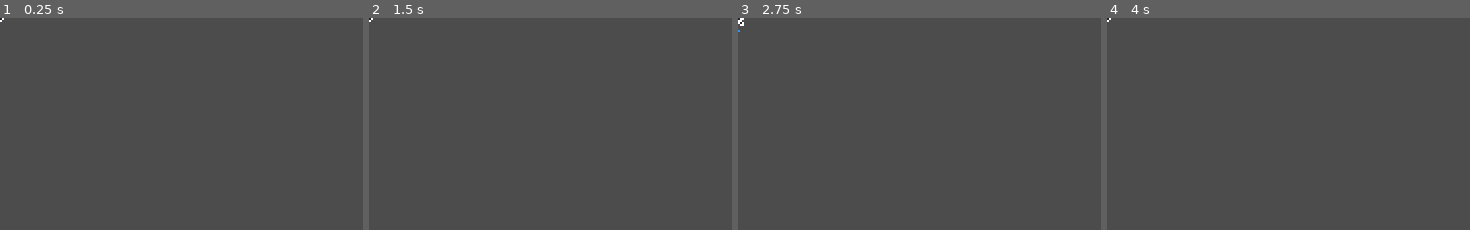
Above: before the commit, frames 1-4 (left to right).
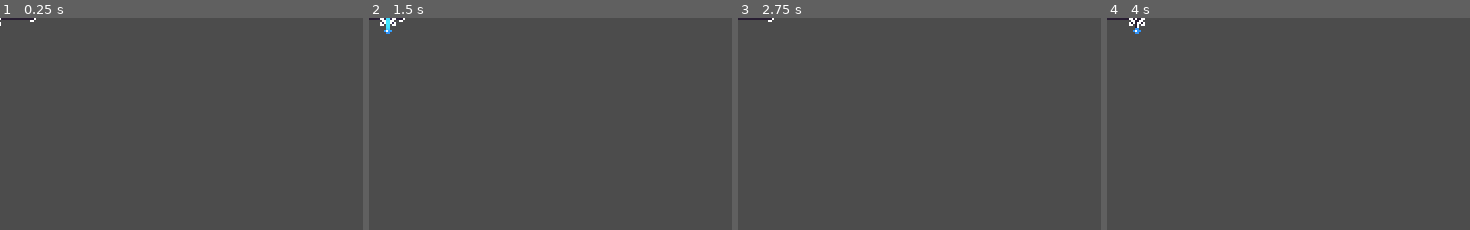
Above: after the commit, the same moments.

Repository: Wes-Ray/Jetpack-Jaywalker
Game: Godot game, scene res://Laser/Laser.tscn
Two runs of this game, one before a commit and one after it. Both use one fixed random seed, a clock stepped at 60 frames per second and the inputs below. This scene is started directly instead of the project's main scene.
Inputs (mouse positions are % of the whole screen's width and height, from its top left):
- Up to frame 1 (0.25 s): no input
- Up to frame 2 (1.5 s): move the mouse to (72, 45) at 0.52 s; hold D (move_right) from 0.53 s (still down); click (72, 45) at 0.6 s; tap Space (move_jump) at 0.77 s; tap Enter at 1.25 s; move the mouse to (30, 55) at 1.27 s; click (30, 55) at 1.35 s
- Up to frame 3 (2.75 s): tap Space (move_jump) at 1.52, 2 s; move the mouse to (60, 28) at 2.02 s; release D (move_right) at 2.03 s; hold A (move_left) from 2.03 s (still down); click (60, 28) at 2.1 s
- Up to frame 4 (4 s): tap Enter at 2.75 s; move the mouse to (45, 70) at 2.77 s; release A (move_left) at 2.78 s; hold D (move_right) from 2.78 s (still down); click (45, 70) at 2.85 s; tap Space (move_jump) at 3.02, 3.77 s; move the mouse to (80, 65) at 3.52 s; click (80, 65) at 3.6 s
The pictures show only the part of the screen within x 0-50%, y 0-50%; the shares and areas given below are measured in that part.

The runs differ from the first frame. In frame 1, 0.1% of the frame differs, in the area x 0-10%, y 0-4%; in frame 2, 0.3%, in the area x 0-10%, y 0-8%; in frame 3, 0.1%; in frame 4, 0.3%.

Commit message:
didnt fix, but changed anim

Diff:
--- a/Laser/Laser.tscn
+++ b/Laser/Laser.tscn
@@ -24,10 +24,10 @@
 tracks/0/imported = false
 tracks/0/enabled = true
 tracks/0/keys = {
-"times": PoolRealArray( 0, 0.8, 1.3, 2.5 ),
+"times": PoolRealArray( 0, 0.6, 1.3, 2.5 ),
 "transitions": PoolRealArray( 1, 1, 1, 1 ),
 "update": 0,
-"values": [ Vector2( -1, 0 ), Vector2( -33, 0 ), Vector2( -33, 0 ), Vector2( -1, 0 ) ]
+"values": [ Vector2( -33, 0 ), Vector2( -1, 0 ), Vector2( -1, 0 ), Vector2( -33, 0 ) ]
 }
 tracks/1/type = "method"
 tracks/1/path = NodePath("GunSprite/TopLaser")
@@ -36,9 +36,15 @@
 tracks/1/imported = false
 tracks/1/enabled = true
 tracks/1/keys = {
-"times": PoolRealArray( 0, 0.8 ),
-"transitions": PoolRealArray( 1, 1 ),
+"times": PoolRealArray( -0.1, 0, 1.3, 2.5 ),
+"transitions": PoolRealArray( 1, 1, 1, 1 ),
 "values": [ {
+"args": [  ],
+"method": "laser_off"
+}, {
+"args": [  ],
+"method": "laser_off"
+}, {
 "args": [  ],
 "method": "laser_fire"
 }, {
@@ -53,9 +59,12 @@
 tracks/2/imported = false
 tracks/2/enabled = true
 tracks/2/keys = {
-"times": PoolRealArray( 0, 0.8 ),
-"transitions": PoolRealArray( 1, 1 ),
+"times": PoolRealArray( 0, 1.3, 2.5 ),
+"transitions": PoolRealArray( 1, 1, 1 ),
 "values": [ {
+"args": [  ],
+"method": "laser_off"
+}, {
 "args": [  ],
 "method": "laser_fire"
 }, {
@@ -70,19 +79,12 @@
 tracks/3/imported = false
 tracks/3/enabled = true
 tracks/3/keys = {
-"clips": [ {
-"end_offset": 0.0,
-"start_offset": 0.0,
-"stream": ExtResource( 6 )
-}, {
-"end_offset": 0.0,
-"start_offset": 0.0,
-"stream": null
-} ],
-"times": PoolRealArray( 0, 0.8 )
+"clips": [  ],
+"times": PoolRealArray(  )
 }
 
 [node name="Laser" type="Node2D"]
+position = Vector2( 16, 0 )
 
 [node name="TrackSprite" type="Sprite" parent="."]
 position = Vector2( -17, 0 )
